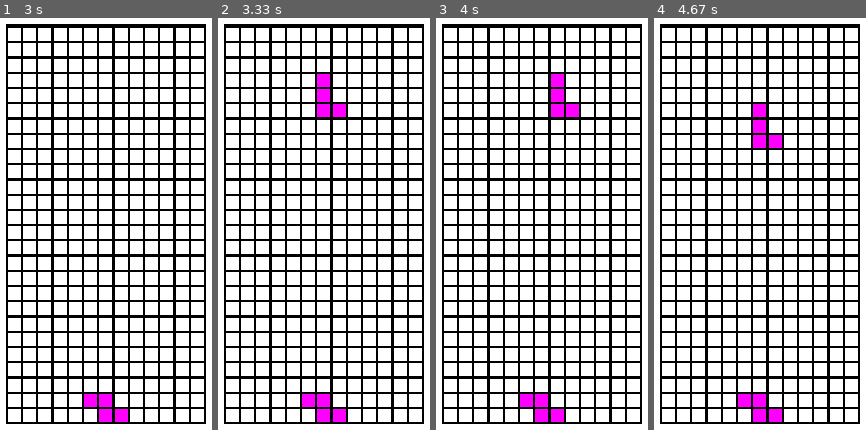
Above: before the commit, frames 1-4 (left to right).
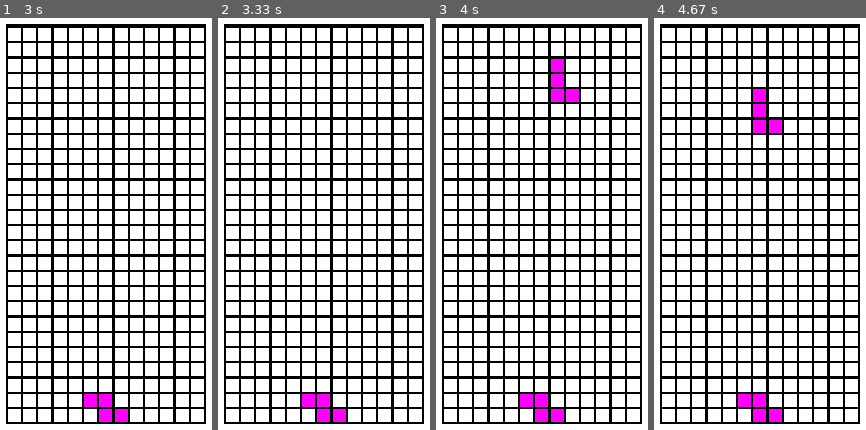
Above: after the commit, the same moments.

Repository: IM-THE-GRASS/pygame-tetris-remake
Game: pygame game, started from main.py
Two runs of this game, one before a commit and one after it. Both use one fixed random seed, a clock stepped at 60 frames per second and the inputs below.
Inputs (mouse positions are in pixels of both pictures, inside the frame that each line leads up to):
- Up to frame 1 (3 s): tap Space at 0.33 s; click (outside the picture) at 0.72 s
- Up to frame 2 (3.33 s): no input
- Up to frame 3 (4 s): hold Right from 3.57 s (still down); tap Space at 3.63, 3.93 s
- Up to frame 4 (4.67 s): release Right at 4.2 s; hold Down 4.23-4.6 s; tap Space at 4.3 s; hold Left from 4.63 s (still down)

Frame 1 is identical in both runs. In frame 2, 0.8% of the frame differs, in the area x 46-61%, y 13-25%; in frame 3, 0.8%; in frame 4, 0.8%.

Commit message:
Update main.py

Diff:
--- a/main.py
+++ b/main.py
@@ -37,8 +37,10 @@
         self.shape = shape
         self.current_positions = {}
         self.last_valid_pos = ()
+
+        self.grounded = False
+        self.touching_others = False
         self.draw()
-        self.grounded = False
 
 
 
@@ -57,10 +59,27 @@
             except:
                 self.pos = self.last_valid_pos
                 return False
+
         for square in self.current_positions:
             thesquare = squares[square]
+
+            thesquare["state"] = 0
+
+        for sq in self.shape[self.rotation]:
+            print(sq)
+            if squares[new_pos]["state"] == 1:
+                new_x = sq[0] + self.pos[0]
+                new_y = sq[1] + self.pos[1]
+                new_pos = (new_x,new_y)
+                self.pos = self.last_valid_pos
+                self.touching_others = True
+                return False
+            else:
+                self.touching_others = False
+
+        for sq in self.current_positions:
+            thesquare = squares[sq]
             thesquare["color"] = (255,255,255)
-            thesquare["state"] = 0
         self.current_positions.clear()
         for square in new_current:
             position = squares[square]
@@ -79,16 +98,13 @@
 
 
     def rotate_l(self):
-        print(self.rotation)
         if self.rotation <= 0:
             self.rotation = 3
         else:
             self.rotation = self.rotation - 1
-        print(self.rotation)
         draw = self.draw()
         if draw == False and self.rotation < 0:
             self.rotation = self.rotation + 1
-        print(self.rotation)
 
 
 
@@ -136,16 +152,18 @@
     for sq_pos in current_positions:
         if sq_pos[1] < 1 and current_peice.grounded == False:
             current_peice.grounded = True
-    if current_peice.grounded and lock_timer_enabled == False:
-        print("as")
+    if current_peice.grounded or current_peice.touching_others:
         lock_timer_enabled = True
-        print(lock_timer_enabled)
+    else:
+        lock_timer_enabled = False
 
-    if lock_timer_enabled and lock_timer >= lock_delay:
-        current_peice = peice(L, start_pos)
-        lock_timer_enabled = False
-        lock_timer = 0
-    lock_timer += 1
+    if lock_timer_enabled:
+
+        if lock_timer >= lock_delay:
+            current_peice = peice(L, start_pos)
+            lock_timer_enabled = False
+            lock_timer = 0
+        lock_timer += 1
 
 
     current_peice.draw()
